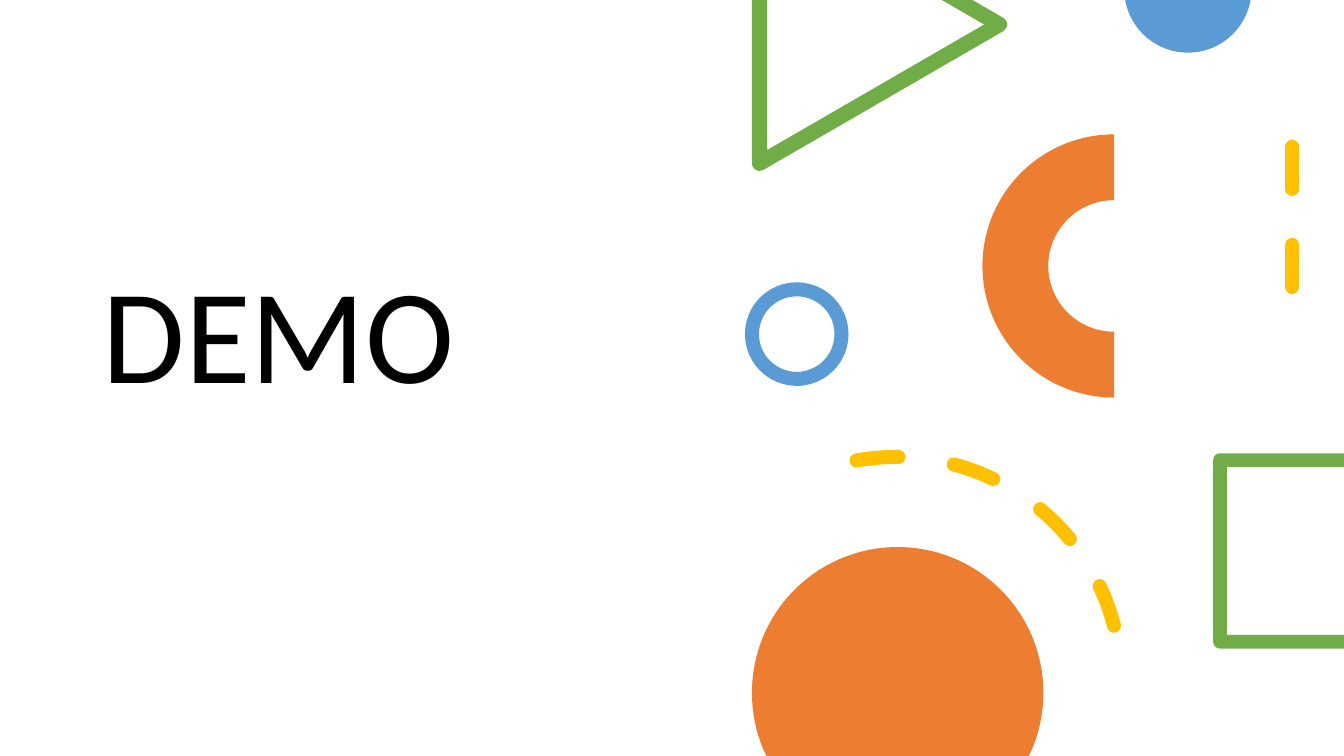
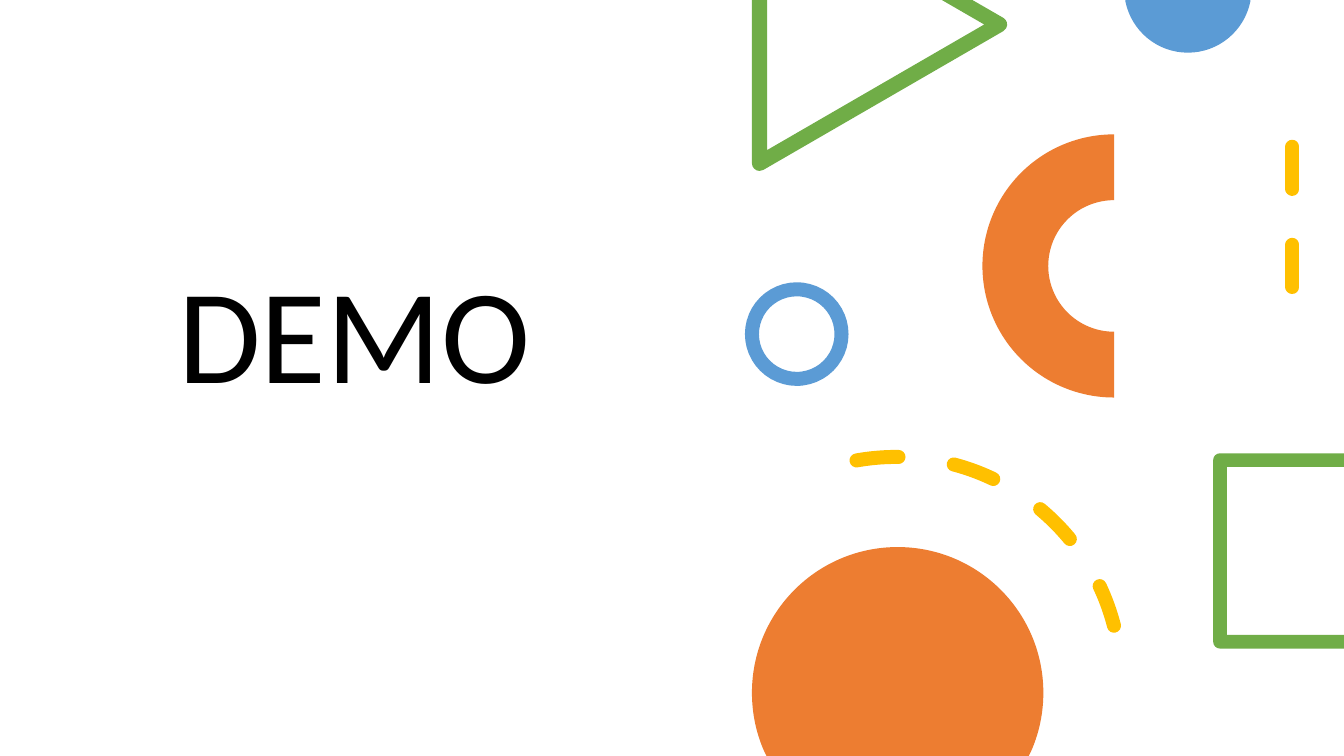
Before and after one commit to uma0441/TwoFactorAuthentication, a slide deck: slide 24 of Mid Term (1).pptx. Drawn at 1344x756 pixels with LibreOffice and Linux fonts; fonts in the diff are those of the drawing. Boxes give left, top, right and bottom in pixels: in the first picture for what was removed or moved away, otherwise in the second. Text is boxed around its words. In the diff, an @@ line names an element or a change of style, - is before the commit and + after.

```diff
--- a/Mid Term (1).pptx
+++ b/Mid Term (1).pptx
@@ text "DEMO": place and size @@
-text "DEMO" at [102, 295, 454, 384]
+text "DEMO" at [178, 295, 530, 384]
```
Also in this commit, not shown: 7 other slides changed, 1 slide added, 1 slide removed.
